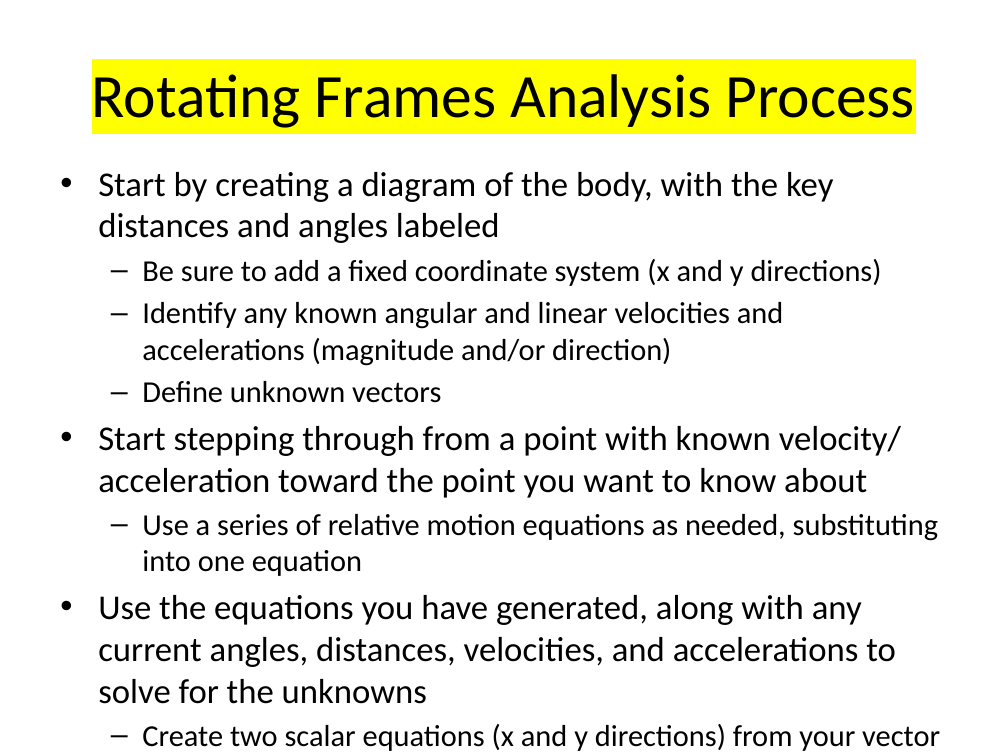
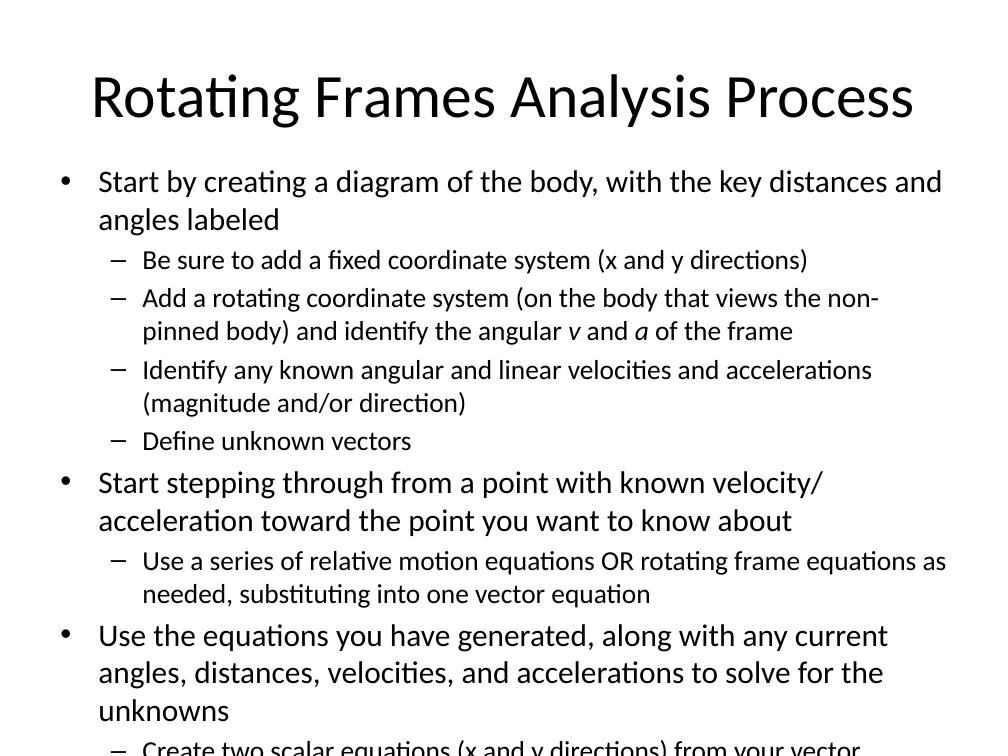
Before and after one commit to JacobMoore/mechanics_textbook, a slide deck: slide 10 of Lecture Slides/VideoLectureSlides/12.8 vector.pptx. Drawn at 1008x756 pixels with LibreOffice and Linux fonts; fonts in the diff are those of the drawing. Boxes give left, top, right and bottom in pixels: in the first picture for what was removed or moved away, otherwise in the second. Text is boxed around its words. In the diff, an @@ line names an element or a change of style, - is before the commit and + after.

```diff
--- a/Lecture Slides/VideoLectureSlides/12.8 vector.pptx
+++ b/Lecture Slides/VideoLectureSlides/12.8 vector.pptx
@@ title "Rotating Frames Analysis Process" at <box>92,74,916,128</box>: highlight #FFFF00 to none @@
@@ text at <box>98,170,943,722</box>: size 24.8 to 22.4 pt in "Start by creating a diagram of the ...", "Start stepping through from a point with ...", "Use the equations you have generated, along ..."; size 21.7 to 19.6 pt in "Be sure to add a fixed coordinate ...", "Identify any known angular and linear velocities ...", "Define unknown vectors", "Create two scalar equations (x and y ..." @@
@@ text at <box>142,287,879,345</box>: paragraph added @@
+  – Add a rotating coordinate system (on the body that views the non-pinned body) and identify the angular v and a of the frame
@@ text at <box>142,551,947,608</box>: text changed; size 21.7 to 19.6 pt @@
-  – Use a series of relative motion equations as needed, substituting into one equation
+  – Use a series of relative motion equations OR rotating frame equations as needed, substituting into one vector equation
```
Also in this commit, not shown: 1 slide added, 11 other files.
